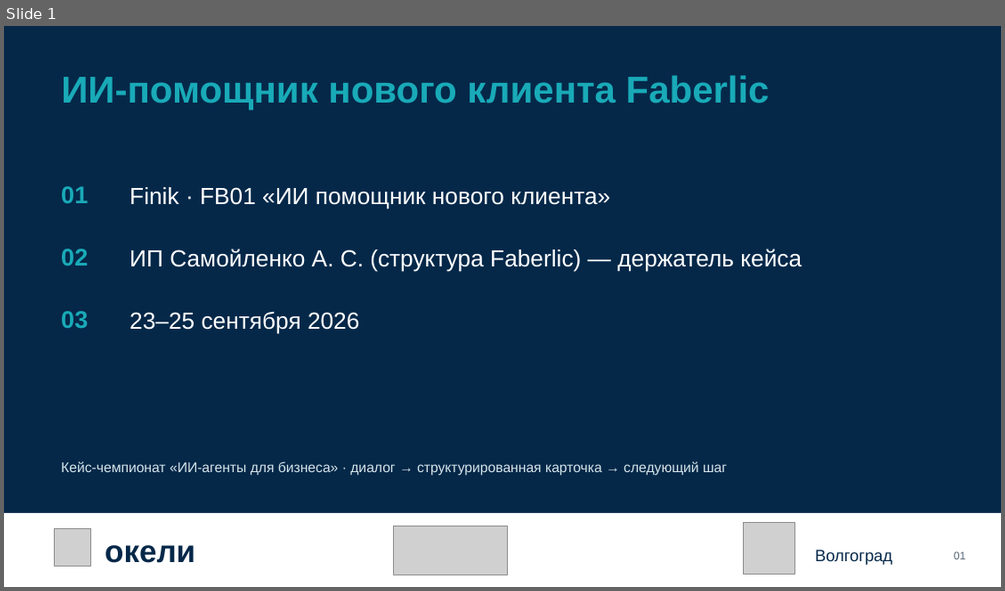
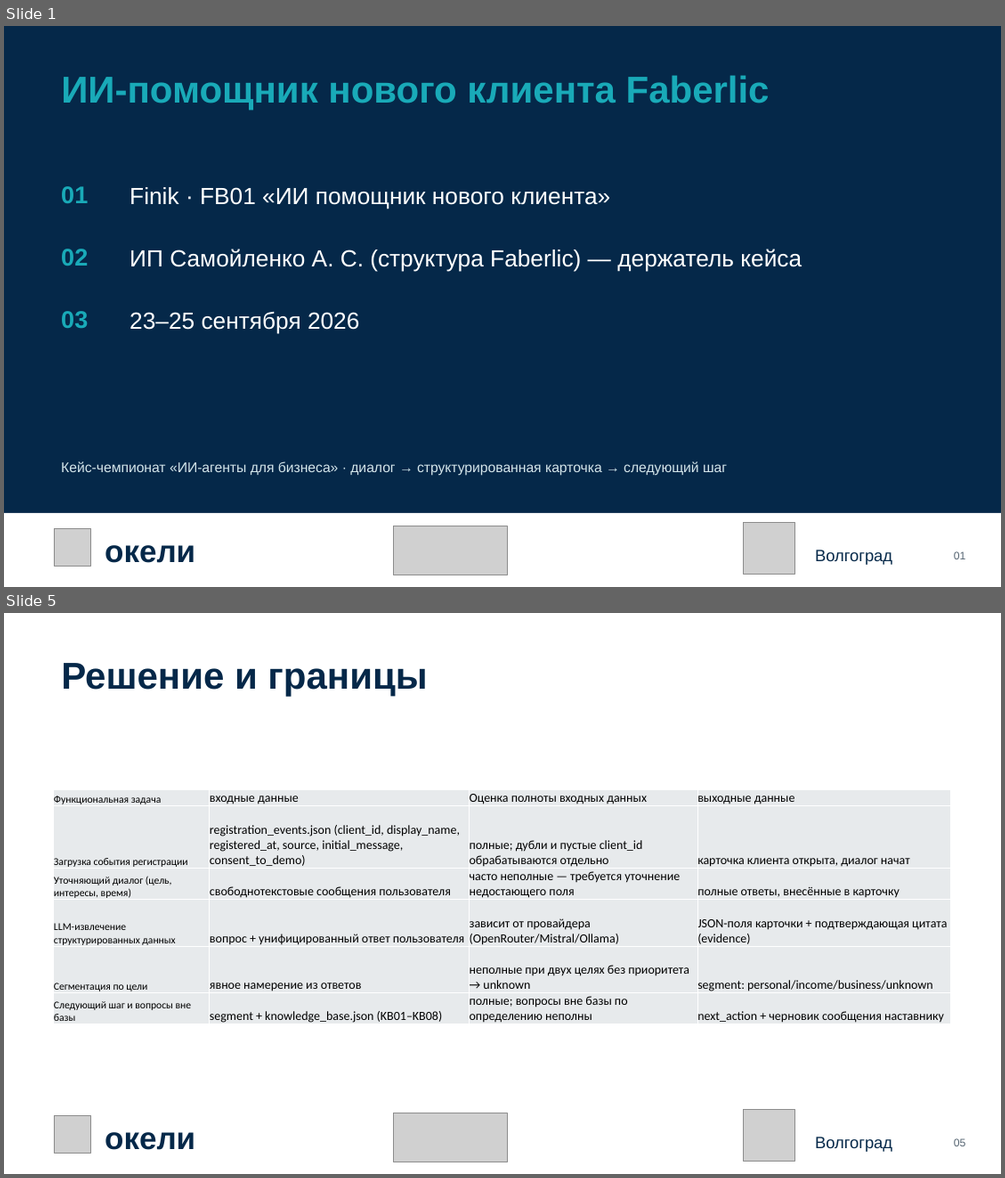
Before and after one commit to KaDyK736/FinikTeam-FB01, a slide deck: Презентация_команды_Finik_FB01.pptx. Shown one above the other, each under a label of ours: slide 1 before the commit, slides 1 and 5 after it; the slides between them are not shown. The pictures are 1005x591 and 1005x1178 pixels, drawn with LibreOffice and Linux fonts; fonts in the diff are those of the drawing; grey boxes stand for pictures. Boxes give left, top, right and bottom in pixels: in the first picture for what was removed or moved away, otherwise in the second. Text is boxed around its words. In the diff, an @@ line names an element or a change of style, - is before the commit and + after.

```diff
--- a/Презентация_команды_Finik_FB01.pptx
+++ b/Презентация_команды_Finik_FB01.pptx
@@ slide 5 added at [4,613,1001,1174], background #FFFFFF @@
@@ text added at [61,663,427,697], 36 pt, text #052849, bold @@
+Решение и границы
@@ table added at [54,789,952,1026], 6 rows, 4 columns @@
+Функциональная задача | входные данные | Оценка полноты входных данных | выходные данные
+Загрузка события регистрации | registration_events.json (client_id, display_name, registered_at, source, initial_message, consent_to_demo) | полные; дубли и пустые client_id обрабатываются отдельно | карточка клиента открыта, диалог начат
+Уточняющий диалог (цель, интересы, время) | свободнотекстовые сообщения пользователя | часто неполные — требуется уточнение недостающего поля | полные ответы, внесённые в карточку
+LLM-извлечение структурированных данных | вопрос + унифицированный ответ пользователя | зависит от провайдера (OpenRouter/Mistral/Ollama) | JSON-поля карточки + подтверждающая цитата (evidence)
+Сегментация по цели | явное намерение из ответов | неполные при двух целях без приоритета → unknown | segment: personal/income/business/unknown
+Следующий шаг и вопросы вне базы | segment + knowledge_base.json (KB01–KB08) | полные; вопросы вне базы по определению неполны | next_action + черновик сообщения наставнику
@@ picture added at [54,1116,91,1153] @@
@@ picture added at [394,1113,507,1162] @@
@@ picture added at [744,1110,795,1161] @@
@@ text added at [105,1132,195,1150], 30 pt, text #052849, bold @@
+окели
@@ text added at [815,1136,892,1151], 15.8 pt, text #052849 @@
+Волгоград
@@ text added at [954,1138,966,1146], 10.5 pt, text #566572 @@
+05
```
Also in this commit, not shown: 10 slides changed, 7 other slides added, 2 other files.
